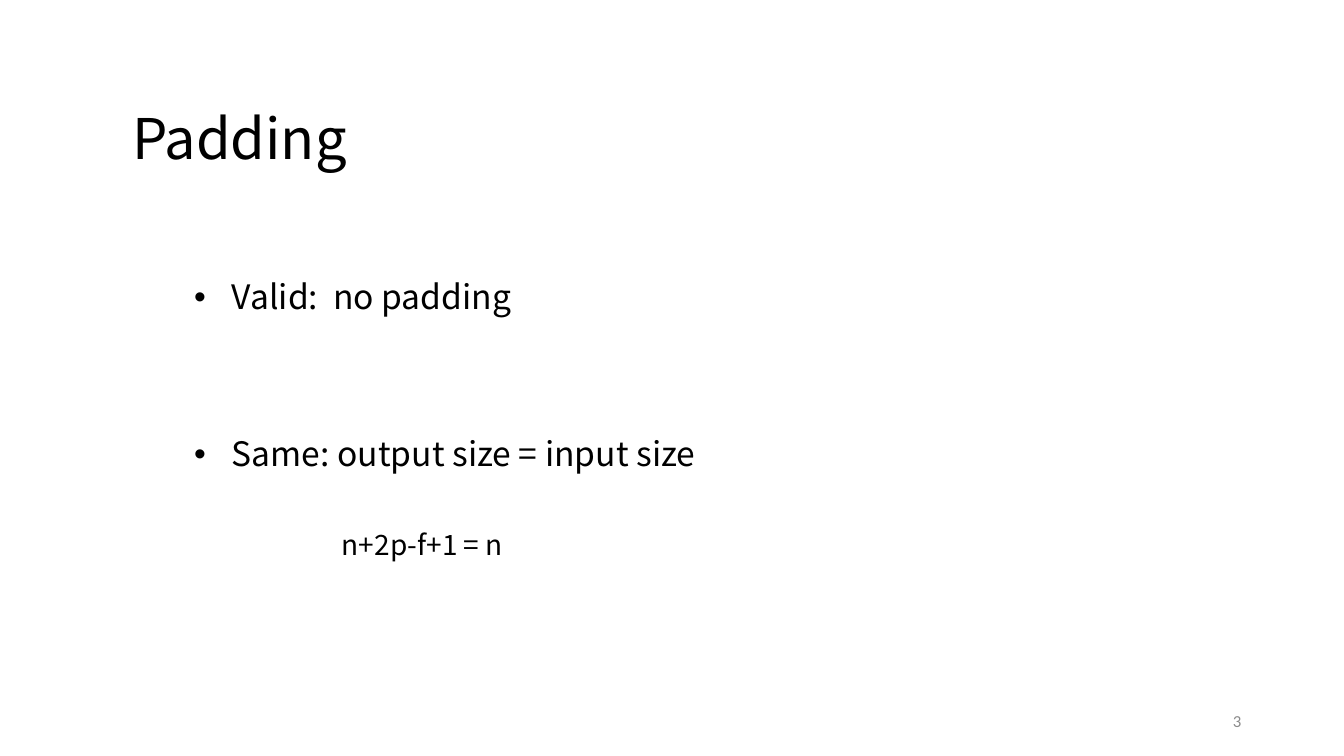
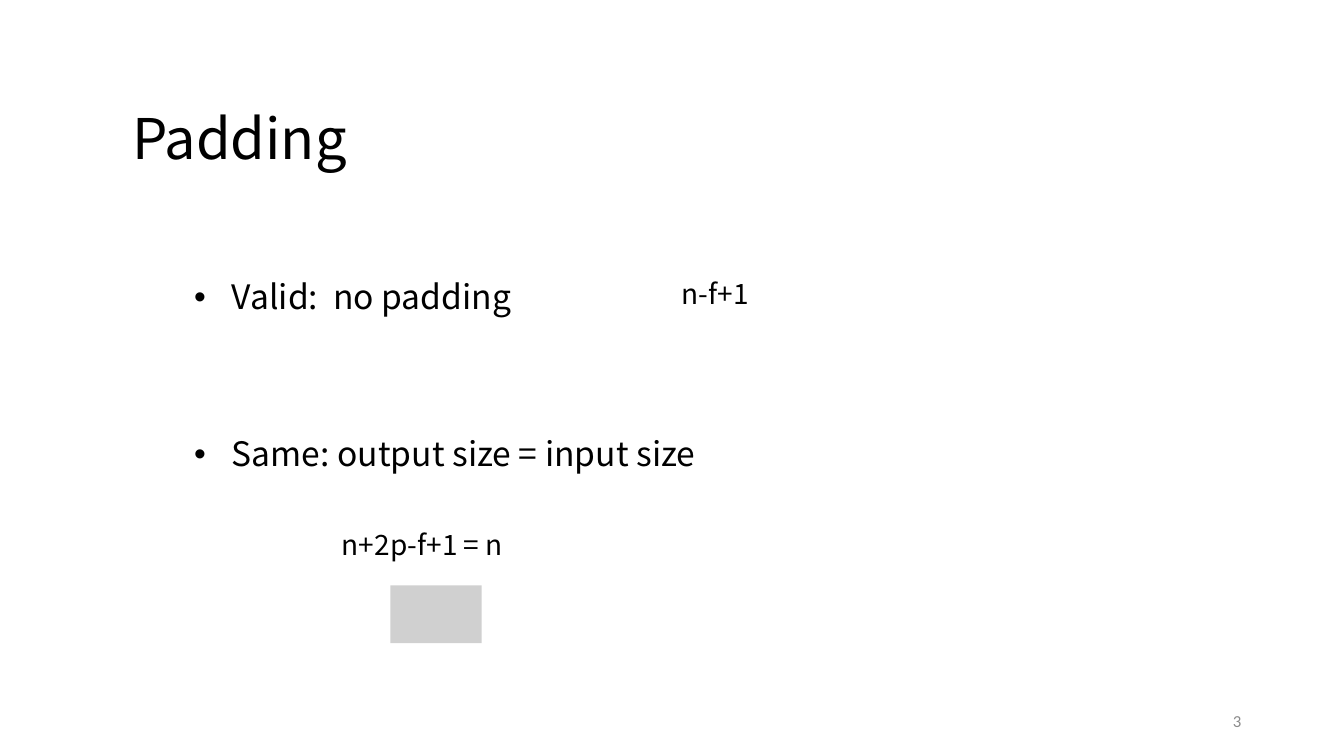
Before and after one commit to Tianyijian/nndl-exercise, a slide deck: slide 3 of chap5_CNN/doc/CNN.pptx. Drawn at 1344x756 pixels with LibreOffice and Linux fonts; fonts in the diff are those of the drawing; grey boxes stand for pictures. Boxes give left, top, right and bottom in pixels: in the first picture for what was removed or moved away, otherwise in the second. Text is boxed around its words. In the diff, an @@ line names an element or a change of style, - is before the commit and + after.

```diff
--- a/chap5_CNN/doc/CNN.pptx
+++ b/chap5_CNN/doc/CNN.pptx
@@ text added at [682,281,749,304], 20 pt, text #000000 @@
+n-f+1
@@ picture added at [390,586,482,643] @@
```
Also in this commit, not shown: 2 other slides changed, 1 slide added, 4 other files.
